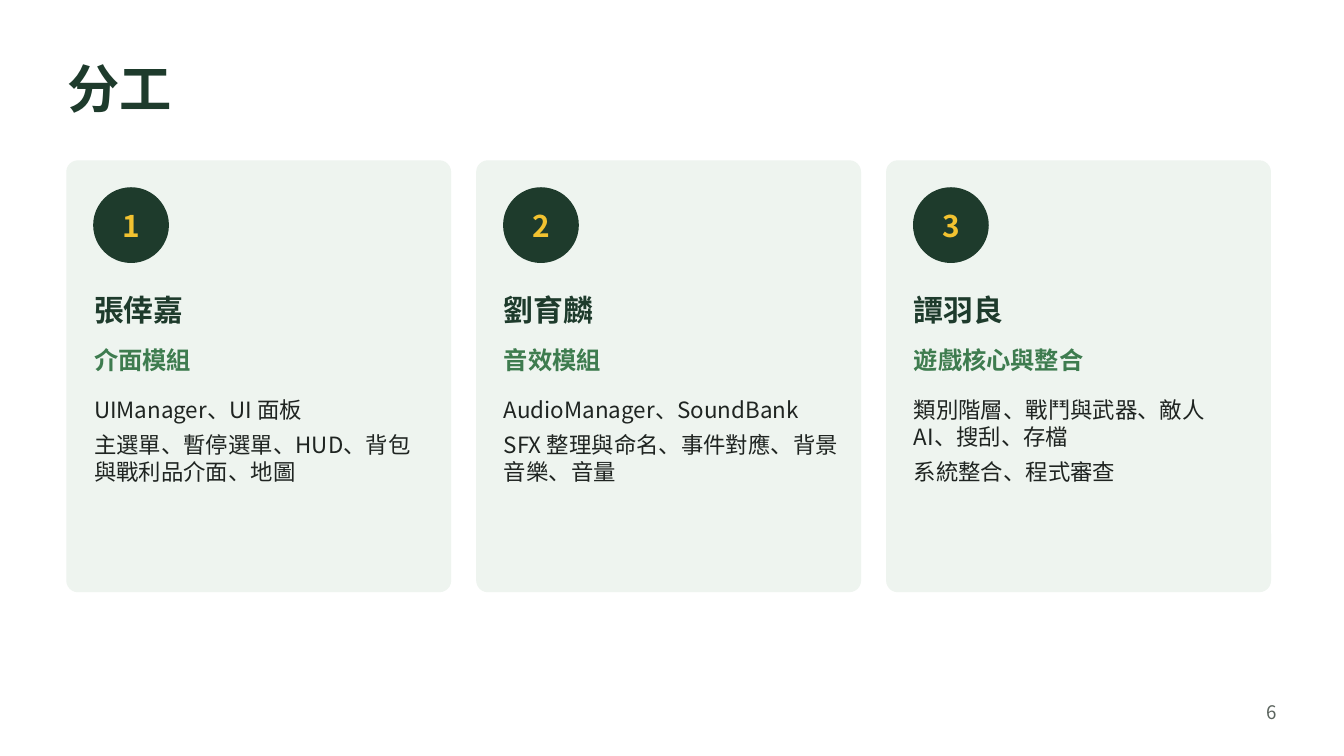
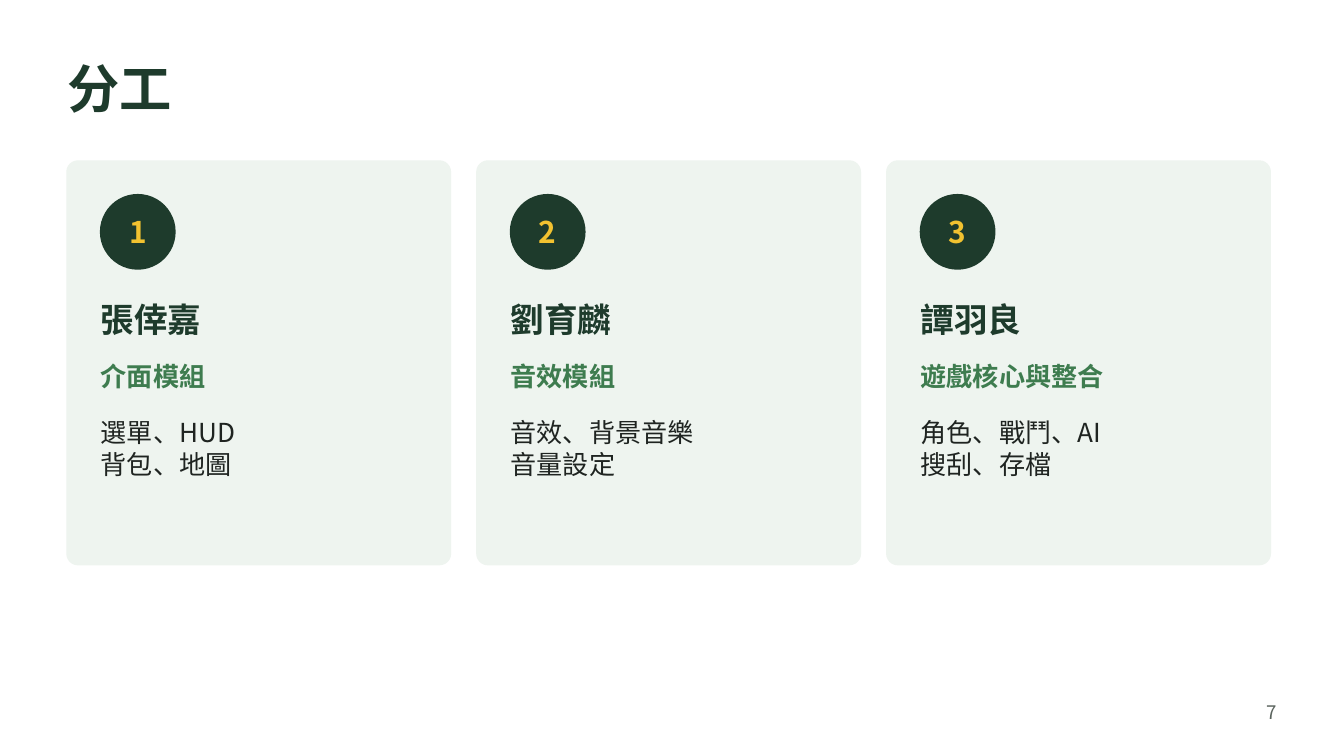
Before and after one commit to MoobyMoo/AOOP_Final_Project_Group_1, a slide deck: slide 7 of docs/AOOP_Group1_Build_Plan.pptx (slide 6 before the commit). Drawn at 1344x756 pixels with LibreOffice and Linux fonts; fonts in the diff are those of the drawing. Boxes give left, top, right and bottom in pixels: in the first picture for what was removed or moved away, otherwise in the second. Text is boxed around its words. In the diff, an @@ line names an element or a change of style, - is before the commit and + after.

```diff
--- a/docs/AOOP_Group1_Build_Plan.pptx
+++ b/docs/AOOP_Group1_Build_Plan.pptx
@@ rounded rectangle: place and size @@
-rounded rectangle at [67, 161, 450, 591]
+rounded rectangle at [67, 161, 450, 564]
@@ rounded rectangle: place and size @@
-rounded rectangle at [477, 161, 860, 591]
+rounded rectangle at [477, 161, 860, 564]
@@ rounded rectangle: place and size @@
-rounded rectangle at [887, 161, 1270, 591]
+rounded rectangle at [887, 161, 1270, 564]
@@ 3 texts, 3 ellipses: place and size @@
-3 texts, 3 ellipses at [94, 188, 988, 262]
+3 texts, 3 ellipses at [101, 195, 995, 269]
@@ text "張倖嘉": place and size @@
-text "張倖嘉" at [94, 295, 183, 324]
+text "張倖嘉" at [101, 303, 202, 335]
@@ text "劉育麟": place and size @@
-text "劉育麟" at [504, 295, 593, 324]
+text "劉育麟" at [511, 303, 612, 335]
@@ size 16 to 18 pt in 3 elements at [101, 303, 202, 335], [511, 303, 612, 335], [921, 303, 1022, 335] @@
@@ text "譚羽良": place and size @@
-text "譚羽良" at [914, 295, 1003, 324]
+text "譚羽良" at [921, 303, 1022, 335]
@@ text "介面模組": place and size @@
-text "介面模組" at [94, 348, 191, 371]
+text "介面模組" at [101, 364, 206, 389]
@@ text "音效模組": place and size @@
-text "音效模組" at [504, 348, 601, 371]
+text "音效模組" at [511, 363, 616, 389]
@@ size 13 to 14 pt in 3 elements at [101, 364, 206, 389], [511, 363, 616, 389], [921, 363, 1104, 389] @@
@@ text "遊戲核心與整合": place and size @@
-text "遊戲核心與整合" at [914, 348, 1084, 371]
+text "遊戲核心與整合" at [921, 363, 1104, 389]
@@ text at [101, 421, 236, 476]: text changed; size 12 to 14 pt @@
-UIManager、UI 面板
-主選單、暫停選單、HUD、背包與戰利品介面、地圖
+選單、HUD
+背包、地圖
@@ text at [511, 420, 694, 476]: text changed; size 12 to 14 pt @@
-AudioManager、SoundBank
-SFX 整理與命名、事件對應、背景音樂、音量
+音效、背景音樂
+音量設定
@@ text at [921, 420, 1102, 476]: text changed; size 12 to 14 pt @@
-類別階層、戰鬥與武器、敵人 AI、搜刮、存檔
-系統整合、程式審查
+角色、戰鬥、AI
+搜刮、存檔
@@ text at [1266, 705, 1276, 719]: text changed @@
-6
+7
```
Also in this commit, not shown: 6 other slides changed, 2 slides added, 1 slide removed, 4 other files.
